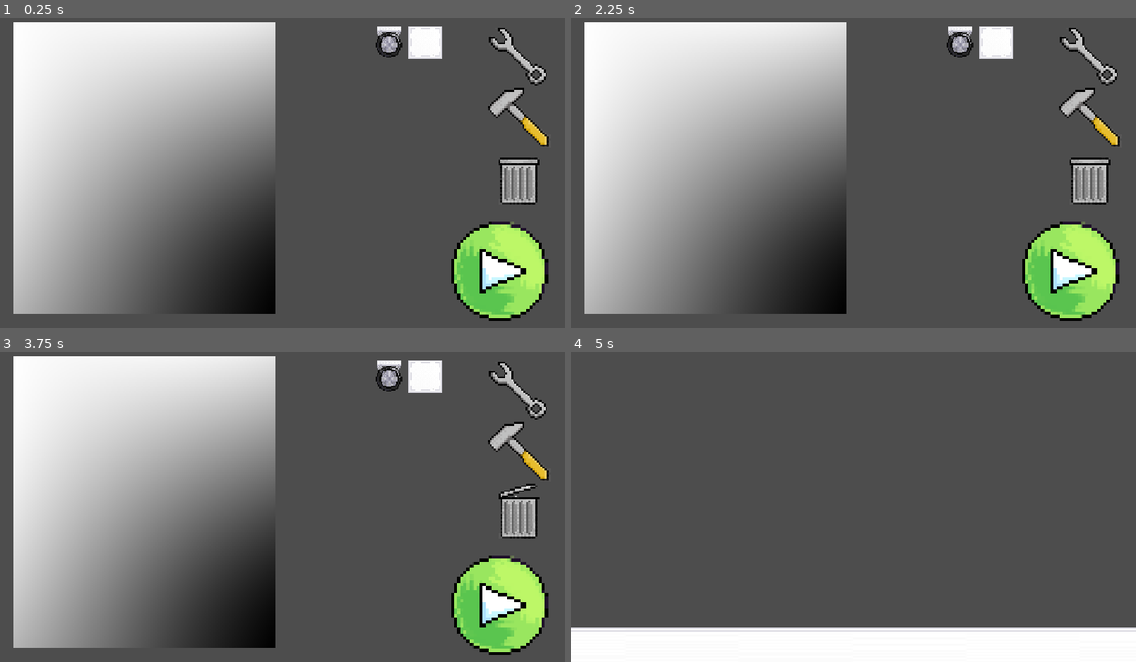
Above: before the commit, frames 1-4 (two rows, left to right).
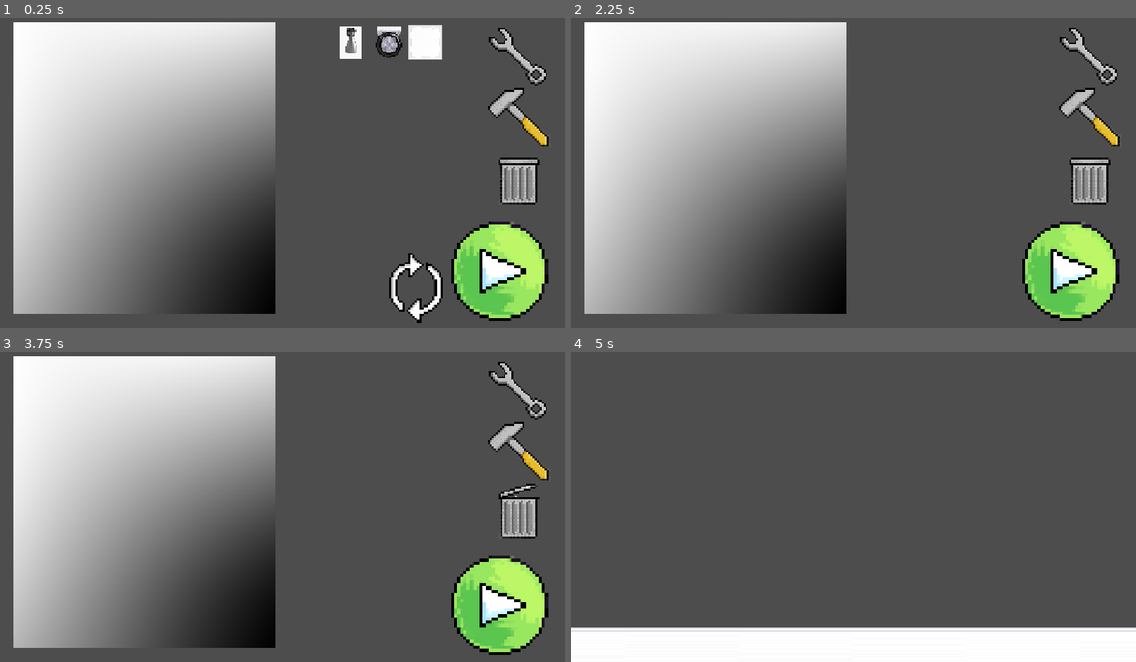
Above: after the commit, the same moments.

Repository: Demoplate/UMPSA-GAME
Game: Godot game, scene res://main.tscn
Same seed, same stepped clock (60 frames per second), same inputs: the game is played once before the commit and once after it.
Inputs (mouse positions are in pixels of both pictures, inside the frame that each line leads up to):
- Up to frame 1 (0.25 s): no input
- Up to frame 2 (2.25 s): tap Enter at 0.5 s; drag from (994, 42) to (1090, 117) at 0.52 s; drag from (960, 42) to (1090, 55) at 1.27 s; click (1090, 55) at 2.17 s
- Up to frame 3 (3.75 s): tap Space at 2.75 s; drag from (519, 451) to (389, 376) at 2.77 s; tap Enter at 3.5 s; drag from (519, 510) to (519, 389) at 3.52 s
- Up to frame 4 (5 s): tap Space at 4.25 s; drag from (1073, 606) to (1090, 389) at 4.27 s

The runs differ from the first frame. In frame 1, 1.3% of the frame differs, in the area x 60-79%, y 2-99%; in frame 2, 1.0%; in frame 3, 1.0%; in frame 4, nothing differs.

Commit message:
news boring updatesss

Diff:
--- a/umpsa_game/Game Scripts/GameData.gd
+++ b/umpsa_game/Game Scripts/GameData.gd
@@ -10,9 +10,9 @@
 func set_tool(new_tool: ToolMode):
 	if current_tool == ToolMode.SELECT and new_tool != ToolMode.SELECT:
 		if selected_part and is_instance_valid(selected_part):
-			var sprite = selected_part.get_node_or_null("Sprite2D")
-			if sprite:
-				sprite.modulate = Color(1, 1, 1)
+			# Reset any Sprite2D children anywhere inside the selected part
+			for child in selected_part.find_children("*", "Sprite2D", true, false):
+				child.modulate = Color(1, 1, 1)
 		selected_part = null
 
 	current_tool = new_tool
--- a/umpsa_game/Game Scripts/Level Scripts/LVL1.gd
+++ b/umpsa_game/Game Scripts/Level Scripts/LVL1.gd
@@ -36,34 +36,58 @@
 		islands.append(island)
 		part_to_island[node] = island
 
-	# Force raycasts to update and merge islands dynamically when a connection is found
+	# Force raycasts to update and merge islands dynamically with connection rules
 	for curr_instance in part_nodes:
 		var scan_node = node_to_scan[curr_instance]
+		var p_data = data_to_node[curr_instance]
+		var scene_path = p_data.get("scene_path", "").to_lower()
+
 		var raycasts = []
 		if scan_node is Node:
 			for child in scan_node.find_children("*", "RayCast2D", true, false):
 				raycasts.append(child)
 
+		# Rule 1: Thrusters only connect if Raycast2D_Top is used
+		if "thruster" in scene_path:
+			raycasts = raycasts.filter(func(rc): return rc.name == "Raycast2D_Top")
+
+		var colliding_rcs = []
 		for rc in raycasts:
 			rc.collision_mask = 2
 			rc.add_exception(curr_instance)
 			rc.force_raycast_update()
 
 			if rc.is_colliding():
-				var collider = rc.get_collider()
-				var hit_instance = _find_part_instance_from_collider(collider, part_nodes)
+				colliding_rcs.append(rc)
 
-				if hit_instance and hit_instance != curr_instance:
-					var island_a = part_to_island[curr_instance]
-					var island_b = part_to_island[hit_instance]
+		# Rule 2: Wheels don't connect if the bottom is the ONLY place connected
+		if "wheel" in scene_path:
+			var has_bottom = false
+			var has_others = false
+			for rc in colliding_rcs:
+				if rc.name == "Raycast2D_Bottom":
+					has_bottom = true
+				else:
+					has_others = true
 
-					# If they are in different islands, merge them together!
-					if island_a != island_b:
-						print("[MERGE] Connecting part at ", curr_instance.global_position, " with part at ", hit_instance.global_position)
-						for node in island_b:
-							island_a.append(node)
-							part_to_island[node] = island_a
-						islands.erase(island_b)
+			if has_bottom and not has_others:
+				colliding_rcs.clear()
+
+		for rc in colliding_rcs:
+			var collider = rc.get_collider()
+			var hit_instance = _find_part_instance_from_collider(collider, part_nodes)
+
+			if hit_instance and hit_instance != curr_instance:
+				var island_a = part_to_island[curr_instance]
+				var island_b = part_to_island[hit_instance]
+
+				# If they are in different islands, merge them together!
+				if island_a != island_b:
+					print("[MERGE] Connecting part at ", curr_instance.global_position, " with part at ", hit_instance.global_position)
+					for node in island_b:
+						island_a.append(node)
+						part_to_island[node] = island_a
+					islands.erase(island_b)
 
 	print("\n--- FINAL ISLAND COUNT AFTER MERGING: ", islands.size(), " ---\n")
 
@@ -84,7 +108,7 @@
 
 			if not is_wheel:
 				for child in inst.get_children():
-					if child is CollisionShape2D or child is Sprite2D:
+					if child is CollisionShape2D or child is Sprite2D or child is RayCast2D:
 						var global_pos = child.global_position
 						var global_rot = child.global_rotation
 
--- a/umpsa_game/Game Scripts/block.gd
+++ b/umpsa_game/Game Scripts/block.gd
@@ -63,19 +63,18 @@
 
 func select_this_part():
 	if GameData.selected_part and is_instance_valid(GameData.selected_part):
-		var old_sprite = GameData.selected_part.get_node_or_null("Sprite2D")
-		if old_sprite:
-			old_sprite.modulate = Color(1, 1, 1)
+		# Find any Sprite2D anywhere inside the old selected part to reset its color
+		for child in GameData.selected_part.find_children("*", "Sprite2D", true, false):
+			child.modulate = Color(1, 1, 1)
 
 	GameData.selected_part = self
 	print("Selected part: ", name)
 
-	var sprite = get_node_or_null("Sprite2D")
-	if sprite:
-		sprite.modulate = Color(1.4, 1.4, 0.6)
+	# Find any Sprite2D inside this part to highlight it
+	for child in find_children("*", "Sprite2D", true, false):
+		child.modulate = Color(1.4, 1.4, 0.6)
 
 func delete_this_part():
-	# Clear selection reference if this was the selected part
 	if GameData.selected_part == self:
 		GameData.selected_part = null
 
--- a/umpsa_game/Game Scripts/buildingarea.gd
+++ b/umpsa_game/Game Scripts/buildingarea.gd
@@ -1,26 +1,71 @@
 extends Area2D
 
 @export var part_scene: PackedScene
+@export var rotate_button: Area2D # Drag your rotate button Area2D here
 
-# This function ONLY fires when the collision shape of this Area2D is touched or clicked
-func _input_event(_viewport, event, _shape_idx):
+@onready var collision_shape: CollisionShape2D = $CollisionShape2D
+@onready var sprite: Sprite2D = $Sprite2D # Make sure this matches your sprite node name, or delete if you don't have one named Sprite2D
+
+func _ready() -> void:
+	if rotate_button:
+		rotate_button.input_event.connect(_on_rotate_button_clicked)
+	else:
+		print("Bro, assign the rotate_button in the inspector!")
+
+func _process(_delta: float) -> void:
+	var is_select_or_delete = false
+
+	# Check GameData's current_tool enum
+	if "current_tool" in GameData:
+		if GameData.current_tool == GameData.ToolMode.SELECT or GameData.current_tool == GameData.ToolMode.DELETE:
+			is_select_or_delete = true
+
+	# Hide/show and disable/enable collisions based on the tool mode
+	visible = !is_select_or_delete
+
+	if sprite:
+		sprite.visible = !is_select_or_delete
+
+	if collision_shape:
+		collision_shape.disabled = is_select_or_delete
+
+	if rotate_button:
+		rotate_button.visible = !is_select_or_delete
+		for child in rotate_button.get_children():
+			if child is CollisionShape2D:
+				child.disabled = is_select_or_delete
+# Triggered when clicking the rotation button
+func _on_rotate_button_clicked(viewport: Node, event: InputEvent, _shape_idx: int) -> void:
+	if not visible:
+		return
+
 	if (event is InputEventScreenTouch and event.pressed) or \
 	   (event is InputEventMouseButton and event.button_index == MOUSE_BUTTON_LEFT and event.pressed):
-		spawn_and_drag(event.global_position)
+
+		viewport.set_input_as_handled()
+		rotate(deg_to_rad(90.0))
+
+# Triggered when clicking the main spawner to clone a part
+func _input_event(viewport, event, _shape_idx):
+	if not visible:
+		return
+
+	if (event is InputEventScreenTouch and event.pressed) or \
+	   (event is InputEventMouseButton and event.button_index == MOUSE_BUTTON_LEFT and event.pressed):
+
+		viewport.set_input_as_handled()
+		spawn_and_drag(global_position)
 
 func spawn_and_drag(pos: Vector2):
 	if not part_scene:
 		return
 
-	var new_part = part_scene.instantiate()
-
-	# 1. Add it to the current scene instead of the root viewport
+	var new_part = part_scene.instantiate() as Node2D
 	get_tree().current_scene.add_child(new_part)
 
-	# 2. Tell it to ignore parent scaling so it stays the correct size
 	new_part.top_level = true
-
 	new_part.global_position = pos
+	new_part.global_rotation = global_rotation
 
 	if new_part.has_method("start_dragging"):
 		new_part.start_dragging()
--- a/umpsa_game/Game Scripts/play.gd
+++ b/umpsa_game/Game Scripts/play.gd
@@ -20,17 +20,25 @@
 		if area.name != "BuildingArea" and not area.is_dragging:
 			var current_path = area.scene_file_path
 
-			# Check if the part is a wheel or a standard block based on its file path name
+			# Swap folder from cloned_parts to rigid_blocks and match the rigid filename
 			if "wheel" in current_path.to_lower():
-				var rigid_wheel_path = current_path.replace("wheel.tscn", "rigid_wheel.tscn")
+				var rigid_wheel_path = current_path.replace("cloned_parts", "rigid_blocks").replace("wheel.tscn", "rigid_wheel.tscn")
 				GameData.saved_parts.append({
 					"type": "wheel",
 					"scene_path": rigid_wheel_path,
 					"global_position": area.global_position,
 					"rotation": area.global_rotation
 				})
+			elif "thruster" in current_path.to_lower():
+				var rigid_thruster_path = current_path.replace("cloned_parts", "rigid_blocks").replace("thruster.tscn", "rigid_thruster.tscn")
+				GameData.saved_parts.append({
+					"type": "thruster",
+					"scene_path": rigid_thruster_path,
+					"global_position": area.global_position,
+					"rotation": area.global_rotation
+				})
 			else:
-				var rigid_block_path = current_path.replace("block.tscn", "rigid_block.tscn")
+				var rigid_block_path = current_path.replace("cloned_parts", "rigid_blocks").replace("block.tscn", "rigid_block.tscn")
 				GameData.saved_parts.append({
 					"type": "block",
 					"scene_path": rigid_block_path,
--- /dev/null
+++ b/umpsa_game/Parts/cloned_parts/thruster.tscn
@@ -0,0 +1,19 @@
+[gd_scene format=3 uid="uid://b8g6ajf44ul1f"]
+
+[ext_resource type="Script" uid="uid://blptu5dep4bsk" path="res://Game Scripts/block.gd" id="1_mp2as"]
+[ext_resource type="Texture2D" uid="uid://2bps0ce0raoo" path="res://Textures/wwwimages.jpeg" id="1_ttqdu"]
+
+[sub_resource type="RectangleShape2D" id="RectangleShape2D_g4v7s"]
+
+[node name="thruster" type="Area2D" unique_id=1791717103]
+collision_layer = 3
+collision_mask = 3
+script = ExtResource("1_mp2as")
+
+[node name="Thruster" type="Sprite2D" parent="." unique_id=853384960]
+scale = Vector2(0.17928246, 0.17928246)
+texture = ExtResource("1_ttqdu")
+
+[node name="CollisionShape2D" type="CollisionShape2D" parent="." unique_id=1453138059]
+scale = Vector2(4.788, 4.788)
+shape = SubResource("RectangleShape2D_g4v7s")
--- /dev/null
+++ b/umpsa_game/Parts/rigid_blocks/rigid_thruster.tscn
@@ -0,0 +1,19 @@
+[gd_scene format=3 uid="uid://cjvofieyrl0u4"]
+
+[ext_resource type="Texture2D" uid="uid://2bps0ce0raoo" path="res://Textures/wwwimages.jpeg" id="1_43b3r"]
+
+[sub_resource type="RectangleShape2D" id="RectangleShape2D_g4v7s"]
+
+[node name="rigid_thruster" type="RigidBody2D" unique_id=12629719]
+collision_layer = 3
+collision_mask = 3
+
+[node name="Sprite2D" type="Sprite2D" parent="." unique_id=1151716569]
+scale = Vector2(0.17879166, 0.17879166)
+texture = ExtResource("1_43b3r")
+
+[node name="CollisionShape2D" type="CollisionShape2D" parent="." unique_id=353074111]
+scale = Vector2(4.788, 4.788)
+shape = SubResource("RectangleShape2D_g4v7s")
+
+[node name="RayCast2D_Top" type="RayCast2D" parent="." unique_id=1063740900]
--- a/umpsa_game/main.tscn
+++ b/umpsa_game/main.tscn
@@ -1,13 +1,15 @@
 [gd_scene format=3 uid="uid://bg1y50qq6a8o1"]
 
 [ext_resource type="Script" uid="uid://bgf041kslnfx6" path="res://Game Scripts/buildingarea.gd" id="1_0xm2m"]
-[ext_resource type="PackedScene" uid="uid://cr52j1kepsbnr" path="res://Parts/block.tscn" id="2_1bvp3"]
+[ext_resource type="PackedScene" uid="uid://cr52j1kepsbnr" path="res://Parts/cloned_parts/block.tscn" id="2_1bvp3"]
 [ext_resource type="Texture2D" uid="uid://375q7q3tls6t" path="res://Textures/PartTextures/IronBlock.png" id="3_efxa6"]
 [ext_resource type="Script" uid="uid://b24i0oi0vp5oq" path="res://Game Scripts/play.gd" id="4_lquwl"]
 [ext_resource type="Texture2D" uid="uid://1pkac67hplm6" path="res://Textures/Icons/startOrPlayButtton.png" id="5_dg77c"]
 [ext_resource type="Texture2D" uid="uid://dc61n07cvkjds" path="res://Textures/PartTextures/PoweredWheel/Base.png" id="5_w48qg"]
-[ext_resource type="PackedScene" uid="uid://d2supgtgs14fr" path="res://Parts/wheel.tscn" id="6_7mycd"]
+[ext_resource type="PackedScene" uid="uid://d2supgtgs14fr" path="res://Parts/cloned_parts/wheel.tscn" id="6_7mycd"]
 [ext_resource type="Texture2D" uid="uid://krfvxnt4eh38" path="res://Textures/PartTextures/PoweredWheel/Wheel.png" id="6_vivmo"]
+[ext_resource type="PackedScene" uid="uid://b8g6ajf44ul1f" path="res://Parts/cloned_parts/thruster.tscn" id="7_074og"]
+[ext_resource type="Texture2D" uid="uid://2bps0ce0raoo" path="res://Textures/wwwimages.jpeg" id="7_yaehf"]
 [ext_resource type="Script" uid="uid://s3ksefud0kvb" path="res://Game Scripts/Tool Scripts/select_tool.gd" id="8_kek77"]
 [ext_resource type="Texture2D" uid="uid://dqjrup6sul8vp" path="res://Textures/Icons/wrech.png" id="9_ycdy4"]
 [ext_resource type="Script" uid="uid://c72bv5pbimaj" path="res://Game Scripts/Tool Scripts/spawner_tool.gd" id="10_4c57u"]
@@ -15,6 +17,9 @@
 [ext_resource type="Script" uid="uid://xu3f43skh4c" path="res://Game Scripts/Tool Scripts/delete_tool.gd" id="12_dg77c"]
 [ext_resource type="Texture2D" uid="uid://c3sx2draw4oo7" path="res://Textures/Icons/CloseLid.png" id="13_vivmo"]
 [ext_resource type="Texture2D" uid="uid://dbvtoa6725d61" path="res://Textures/Icons/OpenLid.png" id="14_2cqfq"]
+[ext_resource type="Texture2D" uid="uid://bgsoytb0p2lqd" path="res://Textures/Icons/RotateButton.png" id="16_2cqfq"]
+
+[sub_resource type="RectangleShape2D" id="RectangleShape2D_3gngh"]
 
 [sub_resource type="RectangleShape2D" id="RectangleShape2D_g4v7s"]
 
@@ -35,16 +40,37 @@
 [sub_resource type="RectangleShape2D" id="RectangleShape2D_57qmd"]
 size = Vector2(10, 20)
 
+[sub_resource type="RectangleShape2D" id="RectangleShape2D_d0u6y"]
+
 [node name="Node2D" type="Node2D" unique_id=1757792821]
 position = Vector2(417, 301)
 scale = Vector2(0.35, 0.35)
 
-[node name="BlockCloner" type="Area2D" parent="." unique_id=1639796886]
+[node name="ThrusterCloner" type="Area2D" parent="." unique_id=647928085 node_paths=PackedStringArray("rotate_button")]
+position = Vector2(868.5715, -665.71436)
+scale = Vector2(0.99999994, 0.99999994)
+collision_layer = 4
+script = ExtResource("1_0xm2m")
+part_scene = ExtResource("7_074og")
+rotate_button = NodePath("../Tools/RotateTool")
+
+[node name="Sprite2D" type="Sprite2D" parent="ThrusterCloner" unique_id=72508307]
+position = Vector2(-15.104004, -10.555725)
+scale = Vector2(0.3415571, 0.35095587)
+texture = ExtResource("7_yaehf")
+
+[node name="CollisionShape2D" type="CollisionShape2D" parent="ThrusterCloner" unique_id=703042500]
+position = Vector2(-15.104126, -10.555664)
+scale = Vector2(9.817893, 9.213393)
+shape = SubResource("RectangleShape2D_3gngh")
+
+[node name="BlockCloner" type="Area2D" parent="." unique_id=1639796886 node_paths=PackedStringArray("rotate_button")]
 position = Vector2(1285.7144, -677.1429)
-scale = Vector2(-9.785782, 9.191264)
+scale = Vector2(-9.786, -9.786)
 collision_layer = 4
 script = ExtResource("1_0xm2m")
 part_scene = ExtResource("2_1bvp3")
+rotate_button = NodePath("../Tools/RotateTool")
 
 [node name="CollisionShape2D" type="CollisionShape2D" parent="BlockCloner" unique_id=583443685]
 shape = SubResource("RectangleShape2D_g4v7s")
@@ -53,12 +79,13 @@
 scale = Vector2(-0.010315237, 0.010206742)
 texture = ExtResource("3_efxa6")
 
-[node name="WheelCloner" type="Area2D" parent="." unique_id=120399294]
+[node name="WheelCloner" type="Area2D" parent="." unique_id=120399294 node_paths=PackedStringArray("rotate_button")]
 position = Vector2(1074.2858, -671.42865)
 rotation = 3.1415927
 scale = Vector2(-2.3540852, -2.3540852)
 script = ExtResource("1_0xm2m")
 part_scene = ExtResource("6_7mycd")
+rotate_button = NodePath("../Tools/RotateTool")
 
 [node name="Base" type="Sprite2D" parent="WheelCloner" unique_id=408816850]
 position = Vector2(0, -10.923298)
@@ -155,3 +182,18 @@
 [node name="Sprite2D" type="Sprite2D" parent="Tools/PlayButton" unique_id=407851751]
 scale = Vector2(0.29435614, 0.29435614)
 texture = ExtResource("5_dg77c")
+
+[node name="RotateTool" type="Area2D" parent="Tools" unique_id=2126286032]
+position = Vector2(1021.99994, 532)
+scale = Vector2(0.35, 0.35)
+
+[node name="Sprite2D" type="Sprite2D" parent="Tools/RotateTool" unique_id=1516860905]
+position = Vector2(-502.857, 97.14285)
+scale = Vector2(0.20352912, 0.20352912)
+texture = ExtResource("16_2cqfq")
+flip_v = true
+
+[node name="CollisionShape2D" type="CollisionShape2D" parent="Tools/RotateTool" unique_id=747764647]
+position = Vector2(-499.9998, 97.14285)
+scale = Vector2(19.861141, 19.861141)
+shape = SubResource("RectangleShape2D_d0u6y")
--- a/umpsa_game/project.godot
+++ b/umpsa_game/project.godot
@@ -10,7 +10,7 @@
 
 [application]
 
-config/name="UMPSA GAME"
+config/name="PURTAL"
 run/main_scene="res://main.tscn"
 config/features=PackedStringArray("4.7", "Mobile")
 config/icon="res://Textures/Icons/icon.svg"
@@ -24,6 +24,19 @@
 window/stretch/mode="canvas_items"
 window/stretch/aspect="expand"
 
+[input]
+
+rotate_counter_clockwise={
+"deadzone": 0.2,
+"events": [Object(InputEventKey,"resource_local_to_scene":false,"resource_name":"","device":-1,"window_id":0,"alt_pressed":false,"shift_pressed":false,"ctrl_pressed":false,"meta_pressed":false,"pressed":false,"keycode":0,"physical_keycode":81,"key_label":0,"unicode":113,"location":0,"echo":false,"script":null)
+]
+}
+rotate_clockwise={
+"deadzone": 0.2,
+"events": [Object(InputEventKey,"resource_local_to_scene":false,"resource_name":"","device":-1,"window_id":0,"alt_pressed":false,"shift_pressed":false,"ctrl_pressed":false,"meta_pressed":false,"pressed":false,"keycode":0,"physical_keycode":69,"key_label":0,"unicode":101,"location":0,"echo":false,"script":null)
+]
+}
+
 [physics]
 
 3d/physics_engine="Jolt Physics"
Renamed: umpsa_game/Parts/block.tscn -> umpsa_game/Parts/cloned_parts/block.tscn
Renamed: umpsa_game/Parts/wheel.tscn -> umpsa_game/Parts/cloned_parts/wheel.tscn
Renamed: umpsa_game/Parts/rigid_block.tscn -> umpsa_game/Parts/rigid_blocks/rigid_block.tscn
Renamed: umpsa_game/Parts/rigid_wheel.tscn -> umpsa_game/Parts/rigid_blocks/rigid_wheel.tscn
Binary file added: umpsa_game/Textures/Icons/RotateButton.png
Not shown, added: umpsa_game/Textures/Icons/RotateButton.png.import
Binary file added: umpsa_game/Textures/White.png
Not shown, added: umpsa_game/Textures/White.png.import
Binary file added: umpsa_game/Textures/wwwimages.jpeg
Not shown, added: umpsa_game/Textures/wwwimages.jpeg.import
Not shown, added: umpsa_game/main.tscn5390156417.tmp
Not shown, added: umpsa_game/main.tscn5504675999.tmp
(and 1 more such lines)
